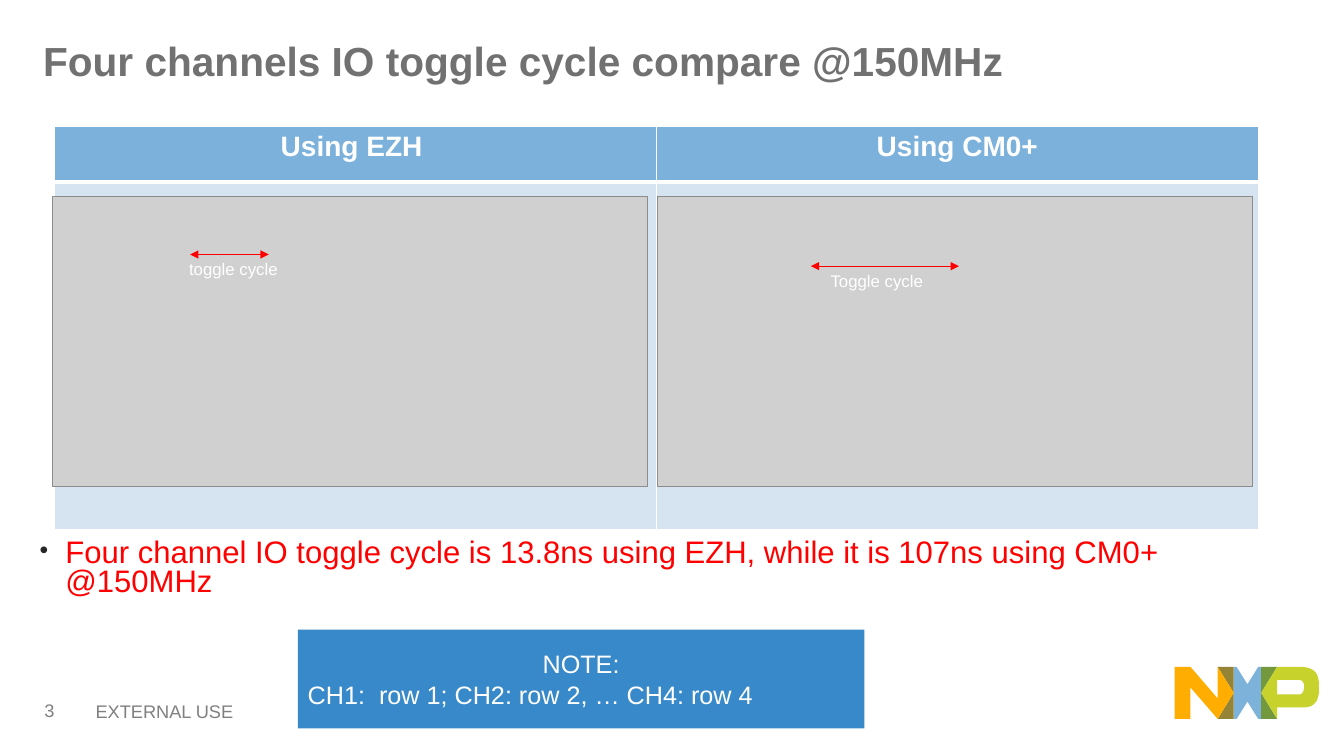
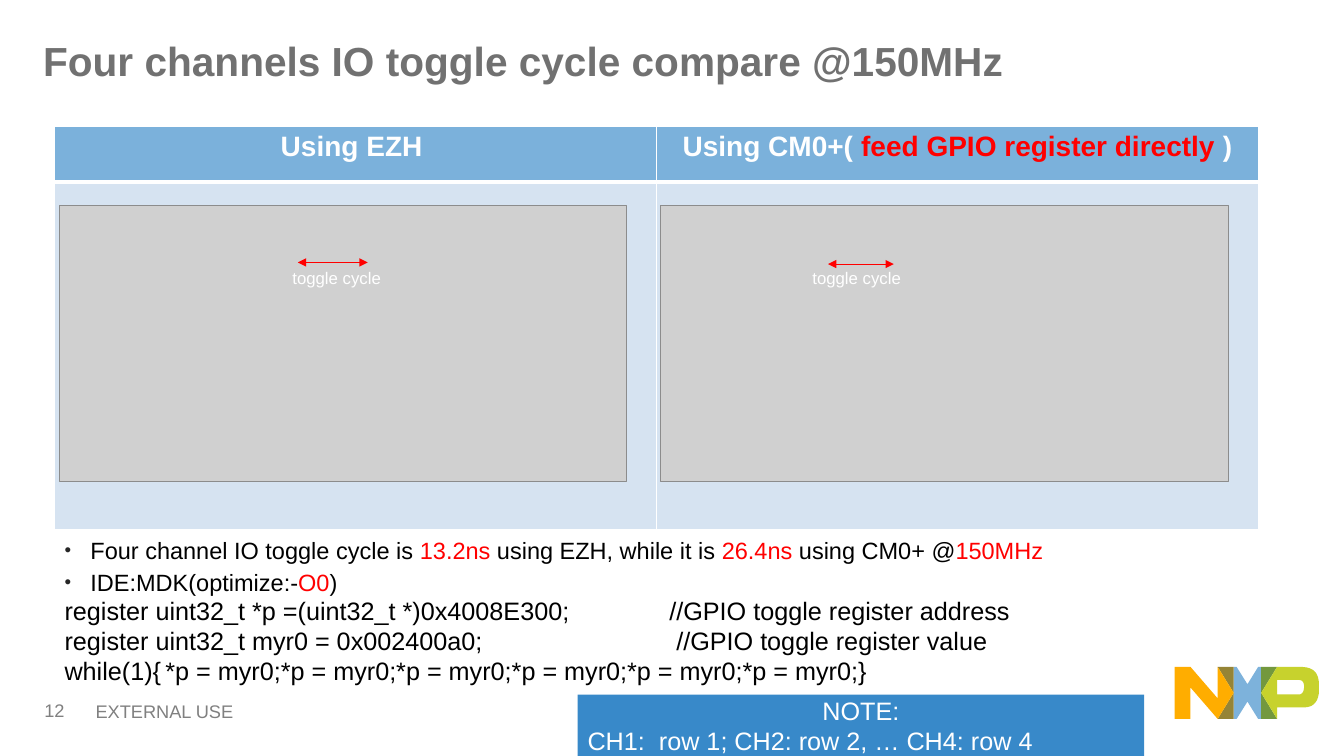
Before and after one commit to JohnWu1234/EZH_KeyScan, a slide deck: slide 13 of ezh_for_key_scan_john.pptx (slide 4 before the commit). Drawn at 1344x756 pixels with LibreOffice and Linux fonts; fonts in the diff are those of the drawing; grey boxes stand for pictures. Boxes give left, top, right and bottom in pixels: in the first picture for what was removed or moved away, otherwise in the second. Text is boxed around its words. In the diff, an @@ line names an element or a change of style, - is before the commit and + after.

Commit message:
[lpc51u68][ezh][keyscan]v2.0     1.add 150MHz perfermance     2.add GPIO toggle with SDK implement     3.update the compare slid

```diff
--- a/ezh_for_key_scan_john.pptx
+++ b/ezh_for_key_scan_john.pptx
@@ table at box(54, 126, 1258, 529) @@
-row 1, column 2: Using CM0+
+row 1, column 2: Using CM0+( feed GPIO register directly )
@@ picture: place and size @@
-picture at box(52, 197, 647, 487)
+picture at box(59, 206, 627, 482)
@@ picture: place and size @@
-picture at box(657, 197, 1252, 487)
+picture at box(661, 206, 1229, 482)
@@ text "toggle cycle": place and size @@
-text "toggle cycle" at box(189, 263, 277, 278)
+text "toggle cycle" at box(292, 272, 381, 287)
@@ double arrow moved from (191, 254) - (269, 254) to (297, 262) - (368, 262) @@
@@ double arrow moved from (811, 266) - (959, 266) to (829, 264) - (894, 264) @@
@@ text at box(812, 272, 901, 287): text changed @@
-Toggle cycle
+toggle cycle
@@ text at box(90, 542, 1044, 596): text changed; size 22.2 to 16.8 pt; text colour #FF0000 to #000000 @@
-• Four channel IO toggle cycle is 13.8ns using EZH, while it is 107ns using CM0+ @150MHz
+• Four channel IO toggle cycle is 13.2ns using EZH, while it is 26.4ns using CM0+ @150MHz
+• IDE:MDK(optimize:-O0)
@@ text added at box(65, 601, 1010, 686), 18 pt, text #000000 @@
+register uint32_t *p =(uint32_t *)0x4008E300; //GPIO toggle register address
+register uint32_t myr0 = 0x002400a0; //GPIO toggle register value
+while(1){ *p = myr0;*p = myr0;*p = myr0;*p = myr0;*p = myr0;*p = myr0;}
@@ page number at box(44, 704, 64, 717): text changed @@
-3
+12
@@ rectangle "NOTE:": place and size @@
-rectangle "NOTE:" at box(297, 630, 864, 729)
+rectangle "NOTE:" at box(578, 695, 1144, 756)
```
Also in this commit, not shown: 3 other slides changed, 10 slides added, 11 other files.
